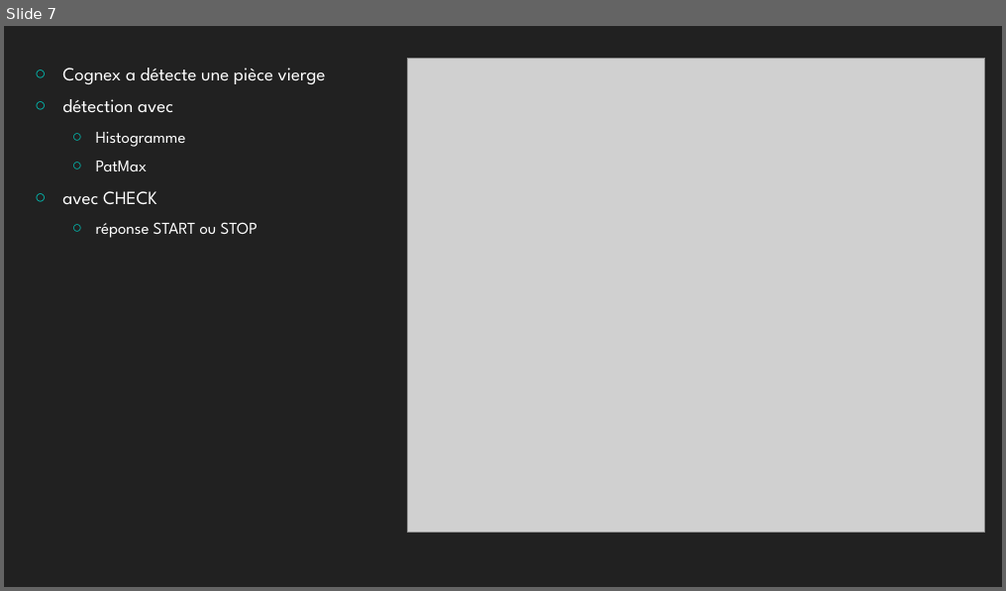
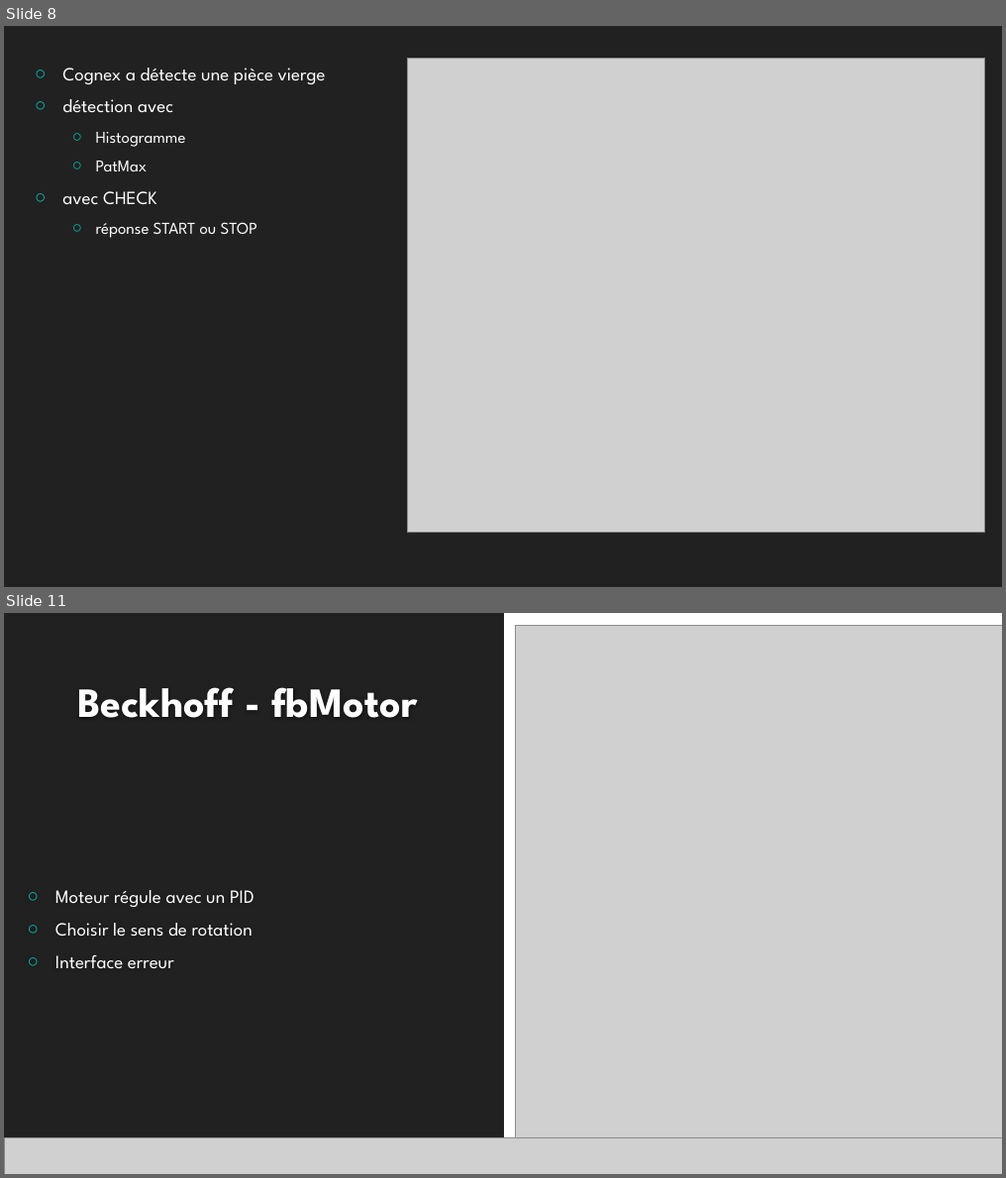
Before and after one commit to SAMUD/BeckhoffPickPlace3ax, a slide deck: Presentation.pptx. Shown one above the other, each under a label of ours: slide 7 before the commit, slides 8 and 11 after it; the slides between them are not shown. The pictures are 1006x591 and 1006x1178 pixels, drawn with LibreOffice and Linux fonts; fonts in the diff are those of the drawing; grey boxes stand for pictures; background and template pictures are left out. Boxes give left, top, right and bottom in pixels: in the first picture for what was removed or moved away, otherwise in the second. Text is boxed around its words. In the diff, an @@ line names an element or a change of style, - is before the commit and + after.

```diff
--- a/Presentation.pptx
+++ b/Presentation.pptx
@@ slide 11 added at [4, 613, 1002, 1174], background #212121 @@
@@ rectangle added at [504, 613, 1002, 1174], fill #FFFFFF, outline #FFFFFF 1.25 pt @@
@@ picture added at [516, 626, 1002, 1149] @@
@@ title added at [78, 687, 418, 718], 40 pt, text #FEFEFE, bold @@
+Beckhoff - fbMotor
@@ text added at [55, 890, 254, 969], 18 pt, text #FFFFFF @@
+○ Moteur régule avec un PID
+○ Choisir le sens de rotation
+○ Interface erreur
@@ picture added at [4, 1139, 1002, 1174] @@
@@ what was slide 7 is now slide 8 @@
```
Also in this commit, not shown: 2 slides changed, 17 other slides added, 23 other files.
